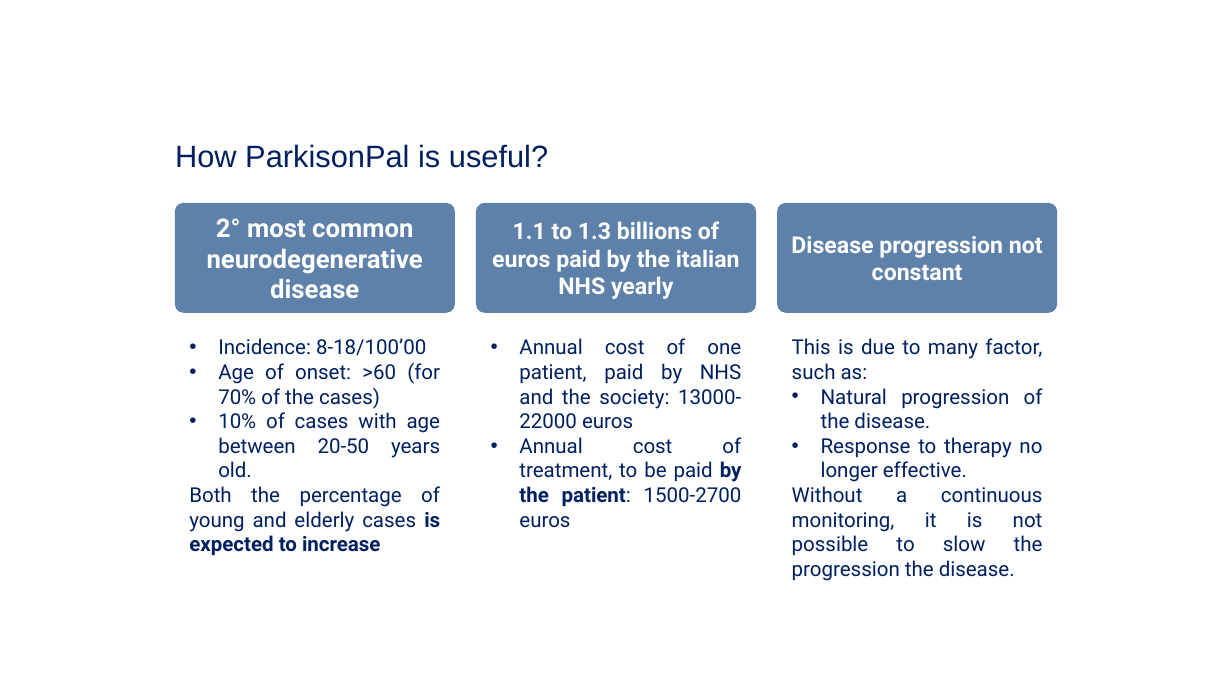
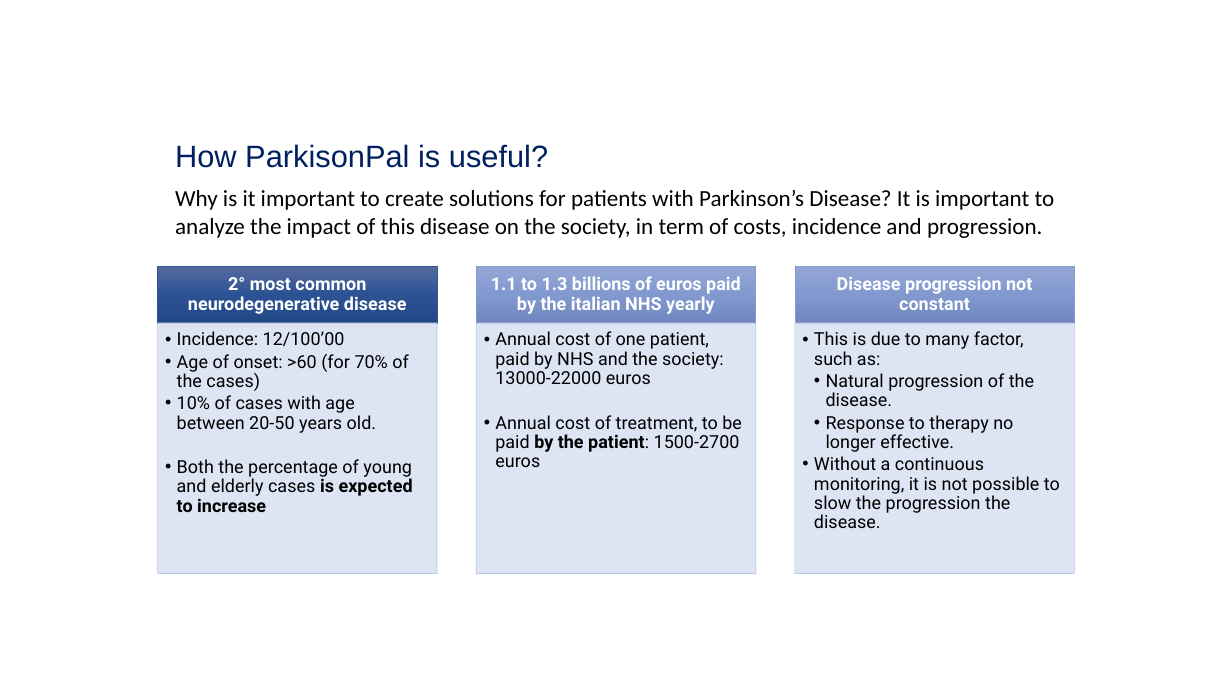
Before and after one commit to Checco1/IoT_Parkinson_Project, a slide deck: slide 3 of ParkinsonPal.pptx. Drawn at 1232x693 pixels with LibreOffice and Linux fonts; fonts in the diff are those of the drawing; background and template pictures are left out. Boxes give left, top, right and bottom in pixels: in the first picture for what was removed or moved away, otherwise in the second. Text is boxed around its words. In the diff, an @@ line names an element or a change of style, - is before the commit and + after.

Commit message:
Update ppt

```diff
--- a/ParkinsonPal.pptx
+++ b/ParkinsonPal.pptx
@@ text added at (175,190,1055,238), 18 pt, text #000000 @@
+Why is it important to create solutions for patients with Parkinson’s Disease? It is important to analyze the impact of this disease on the society, in term of costs, incidence and progression.
@@ text "2° most common neurodegenerative disease": place and size @@
-text "2° most common neurodegenerative disease" at (175,203,455,313)
+text "2° most common neurodegenerative disease" at (188,277,407,314)
@@ text "2° most common neurodegenerative disease" at (188,277,407,314): size 20 to 14 pt; line spacing 1 to 0.9; more space between paragraphs; fill #5E81A9 to none @@
@@ text "1.1 to 1.3 billions of ...": place and size @@
-text "1.1 to 1.3 billions of ..." at (476,203,756,313)
+text "1.1 to 1.3 billions of ..." at (491,276,741,314)
@@ text "1.1 to 1.3 billions of ..." at (491,276,741,314): size 18 to 14 pt; line spacing 1 to 0.9; more space between paragraphs; fill #5E81A9 to none @@
@@ text "Disease progression not constant" at (837,277,1032,310): size 18 to 14 pt; line spacing 1 to 0.9; more space between paragraphs; fill #5E81A9 to none @@
@@ text "Disease progression not constant": place and size @@
-text "Disease progression not constant" at (777,203,1057,313)
+text "Disease progression not constant" at (837,277,1032,310)
@@ text "Incidence: 12/100’00": place and size @@
-text "Incidence: 12/100’00" at (189,338,441,556)
+text "Incidence: 12/100’00" at (177,331,413,512)
@@ text "Annual cost of one patient, ..." at (495,331,742,467): size 16 to 14 pt, text colour #002060 to #000000; alignment justified to left; list level 1 to 2 in "Annual cost of one patient, ..."; line spacing 1 to 0.9; list level 1 to 2 in "Annual cost of treatment, to ..." @@
@@ text "This is due to many ...": place and size @@
-text "This is due to many ..." at (792,338,1043,577)
+text "This is due to many ..." at (814,331,1060,528)
@@ text "This is due to many ..." at (814,331,1060,528): size 16 to 14 pt, text colour #002060 to #000000; alignment justified to left; bullet none to •; list level 1 to 2 in "This is due to many ..."; line spacing 1 to 0.9; list level 1 to 3 in "Natural progression of the disease."; list level 1 to 3 in "Response to therapy no longer ..."; list level 1 to 2 in "Without a continuous monitoring, it ..." @@
@@ group added at (158,267,1074,573): 6 rectangles @@
@@ text at (177,331,345,346): text changed; size 16 to 14 pt; text colour #002060 to #000000 @@
-• Incidence: 8-18/100’00
+  • Incidence: 12/100’00
@@ text at (177,354,413,512): size 16 to 14 pt, text colour #002060 to #000000 in "Age of onset: >60 (for 70% of ...", "10% of cases with age between 20-50 ...", "Both the percentage of young and elderly ..."; alignment justified to left; list level 1 to 2 in "Age of onset: >60 (for ..."; line spacing 1 to 0.9; list level 1 to 2 in "10% of cases with age ..."; bullet none to •; list level 1 to 2 in "Both the percentage of young ..." @@
```
Also in this commit, not shown: 2 other slides changed, 29 slides added.
